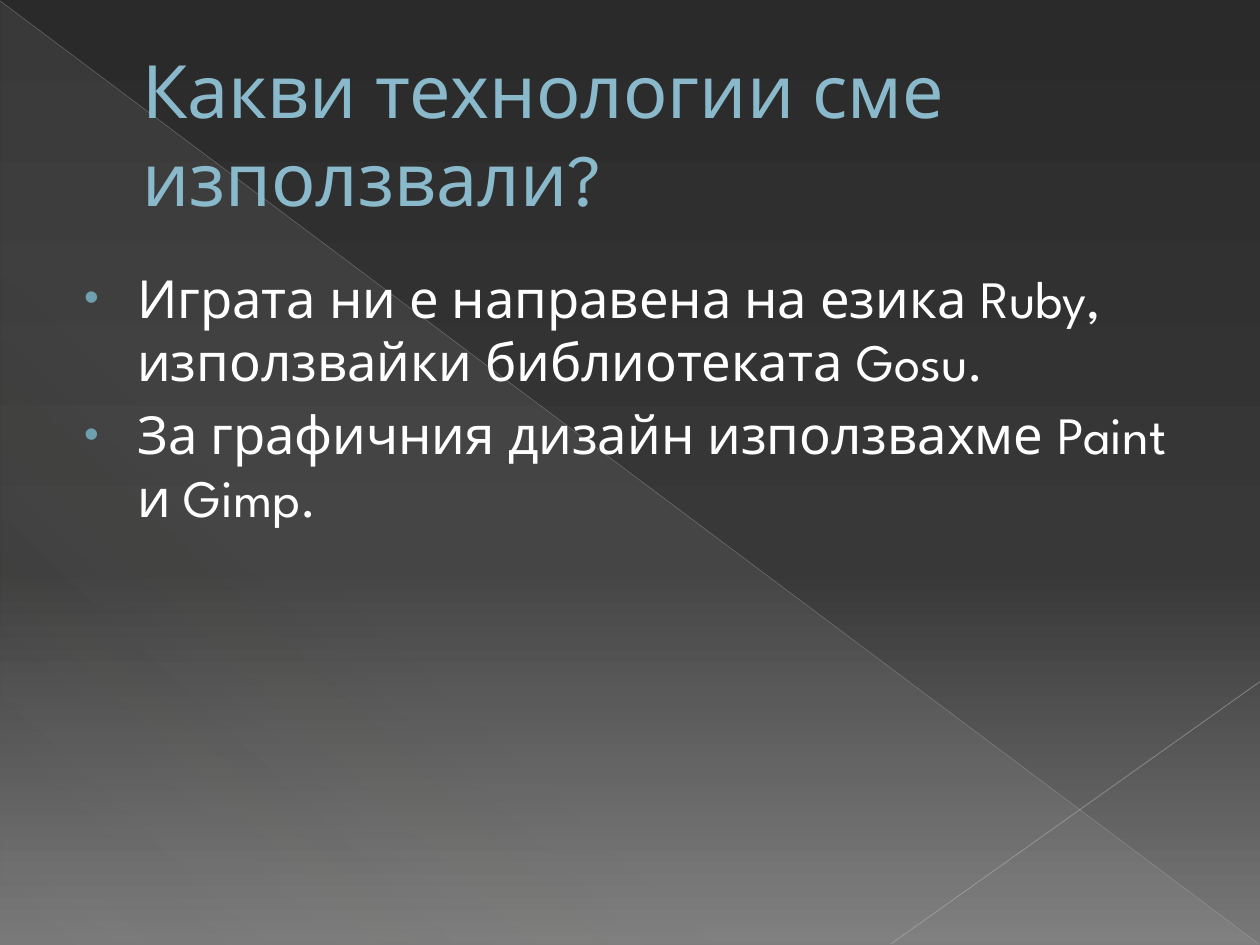
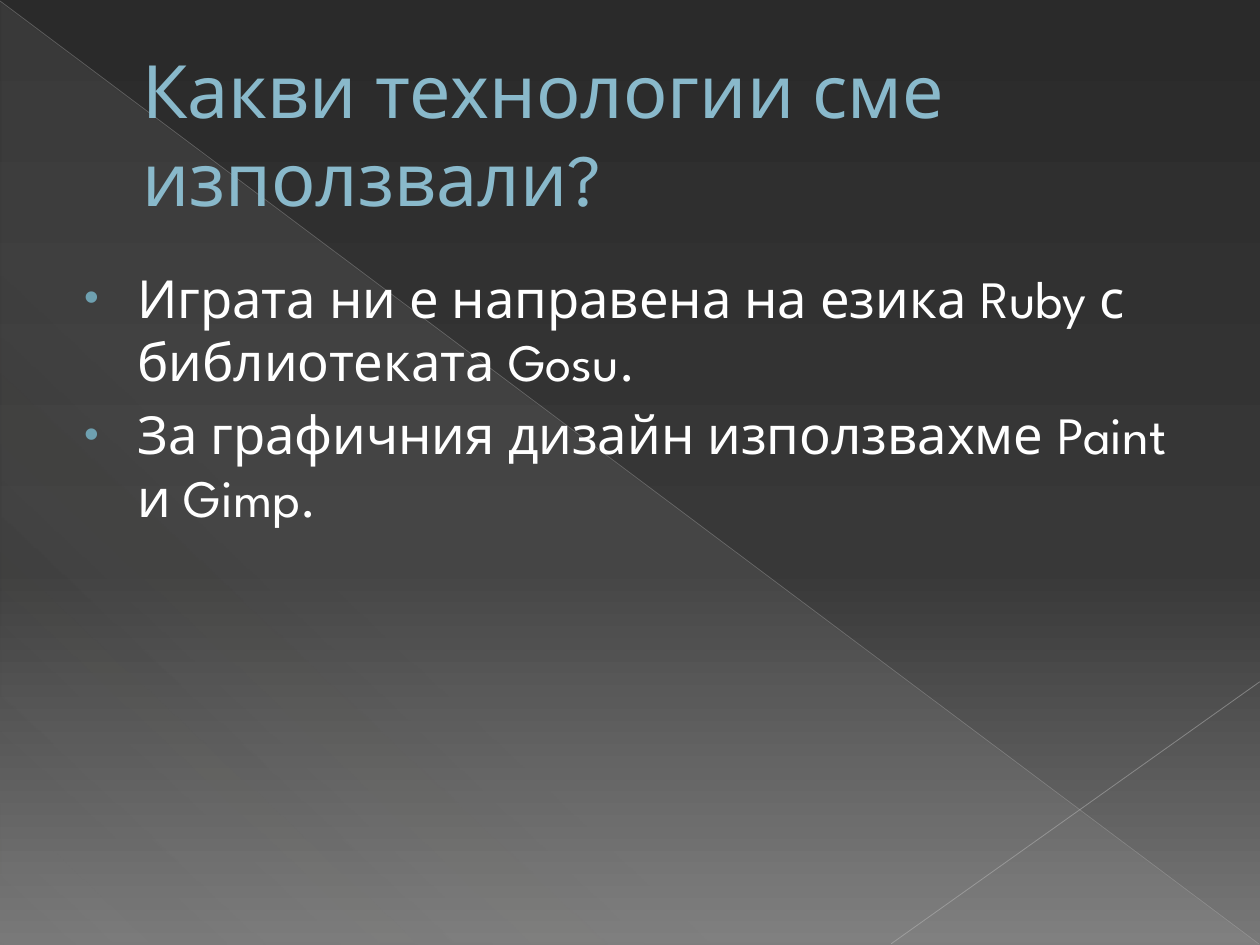
Before and after one commit to aon4o/HackTUES-365, a slide deck: slide 5 of Presentation.pptx. Drawn at 1260x945 pixels with LibreOffice and Linux fonts; fonts in the diff are those of the drawing. Boxes give left, top, right and bottom in pixels: in the first picture for what was removed or moved away, otherwise in the second. Text is boxed around its words. In the diff, an @@ line names an element or a change of style, - is before the commit and + after.

```diff
--- a/Presentation.pptx
+++ b/Presentation.pptx
@@ text at <box>137,280,1125,396</box>: text changed @@
-• Играта ни е направена на езика Ruby, използвайки библиотеката Gosu.
+• Играта ни е направена на езика Ruby с библиотеката Gosu.
```
Also in this commit, not shown: 4 other slides changed.
